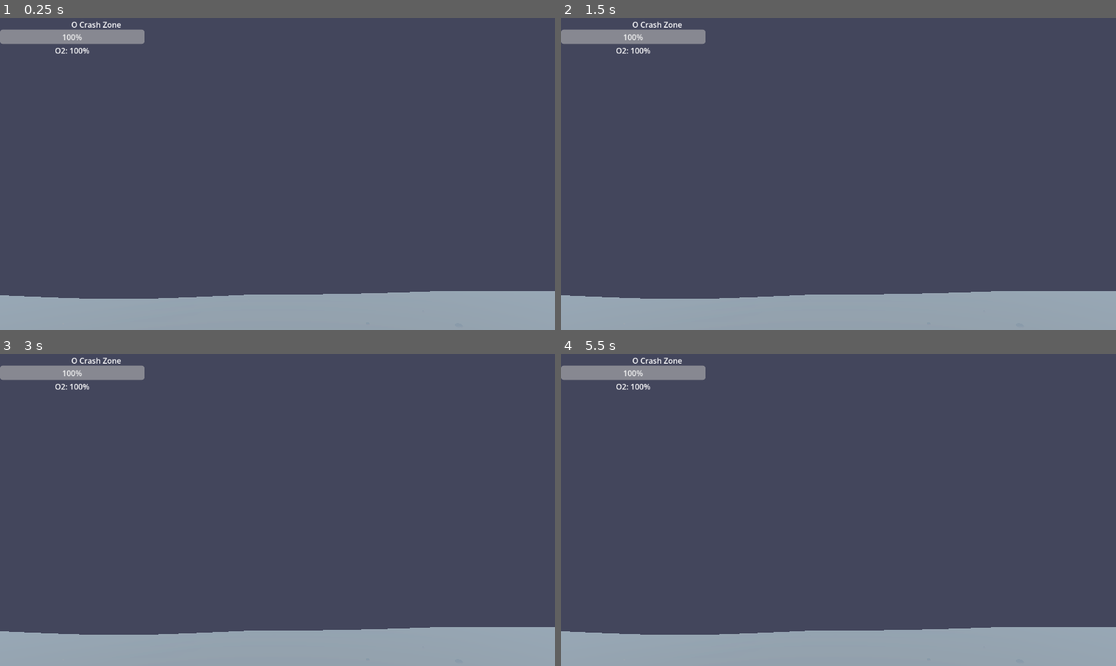
Above: before the commit, frames 1-4 (two rows, left to right).
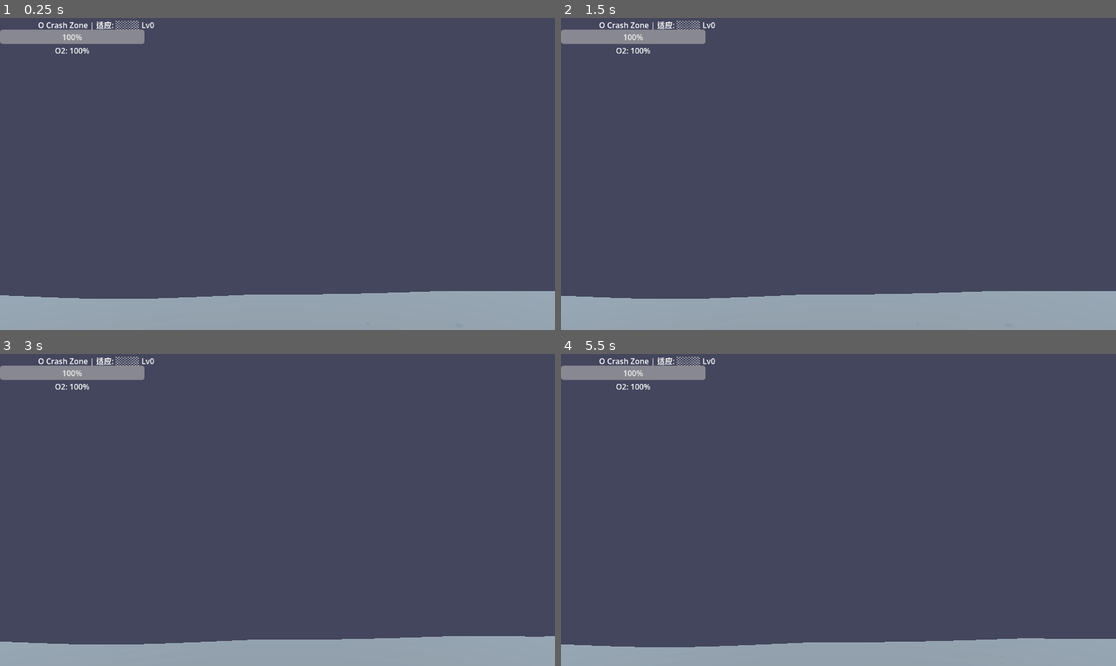
Above: after the commit, the same moments.

Repository: qnctx/star-abyss-game
Game: Godot game, scene res://scenes/main.tscn
The game is run twice, just before and just after one commit, with the same random seed, the same clock (stepped at 60 frames per second) and the same inputs.
Inputs (mouse positions are in pixels of both pictures, inside the frame that each line leads up to):
- Up to frame 1 (0.25 s): no input
- Up to frame 2 (1.5 s): tap Enter at 0.5 s; move the mouse to (960, 158) at 0.52 s; hold D (move_right) 0.53-1.28 s; hold E (interact) 0.53-1.28 s; tap Space at 1.25 s; move the mouse to (727, 189) at 1.27 s; hold S (move_back) from 1.28 s (still down); click (727, 189) at 1.35 s
- Up to frame 3 (3 s): tap Enter at 2 s; move the mouse to (333, 441) at 2.02 s; release S (move_back) at 2.03 s; hold D (move_right) 2.03-2.78 s; hold Shift (sprint) 2.03-2.78 s; tap Space at 2.75 s; move the mouse to (249, 572) at 2.77 s; hold W (move_forward) from 2.78 s (still down); tap T (teleport) at 2.85 s
- Up to frame 4 (5.5 s): move the mouse to (1005, 556) at 3.52 s; release W (move_forward) at 3.53 s; hold E (interact) 3.53-4.28 s; hold A (move_left) 3.53-5.03 s; tap Enter at 4.25 s; move the mouse to (672, 463) at 4.27 s; click (672, 463) at 4.35 s; tap Space at 5 s; move the mouse to (866, 510) at 5.02 s; hold S (move_back) from 5.03 s (still down); hold Shift (sprint) from 5.03 s (still down)

The runs differ from the first frame. In frame 1, 0.3% of the frame differs, in the area x 6-28%, y 0-4%; in frame 2, 0.3%; in frame 3, 3.3%; in frame 4, 4.1%, in the area x 0-100%, y 0-94%.
Error before the commit: Parse Error: Cannot infer the type of "spawn_x" variable because the value doesn't have a set type. (res://scripts/player.gd:97)

Commit message:
fix: add explicit float type to spawn_x/spawn_z to resolve parser error

Diff:
--- a/src/scripts/player.gd
+++ b/src/scripts/player.gd
@@ -94,8 +94,8 @@
 	# Random angle ensures player doesn't always spawn in the same direction.
 	var spawn_offset: float = 3.5
 	var angle := randf() * TAU
-	var spawn_x := base_pos.x + cos(angle) * spawn_offset
-	var spawn_z := base_pos.z + sin(angle) * spawn_offset
+	var spawn_x: float = base_pos.x + cos(angle) * spawn_offset
+	var spawn_z: float = base_pos.z + sin(angle) * spawn_offset
 	# Re-sample terrain height at the offset position
 	if WorldGenerator:
 		spawn_y = WorldGenerator.get_height_at(Vector2(spawn_x, spawn_z))
